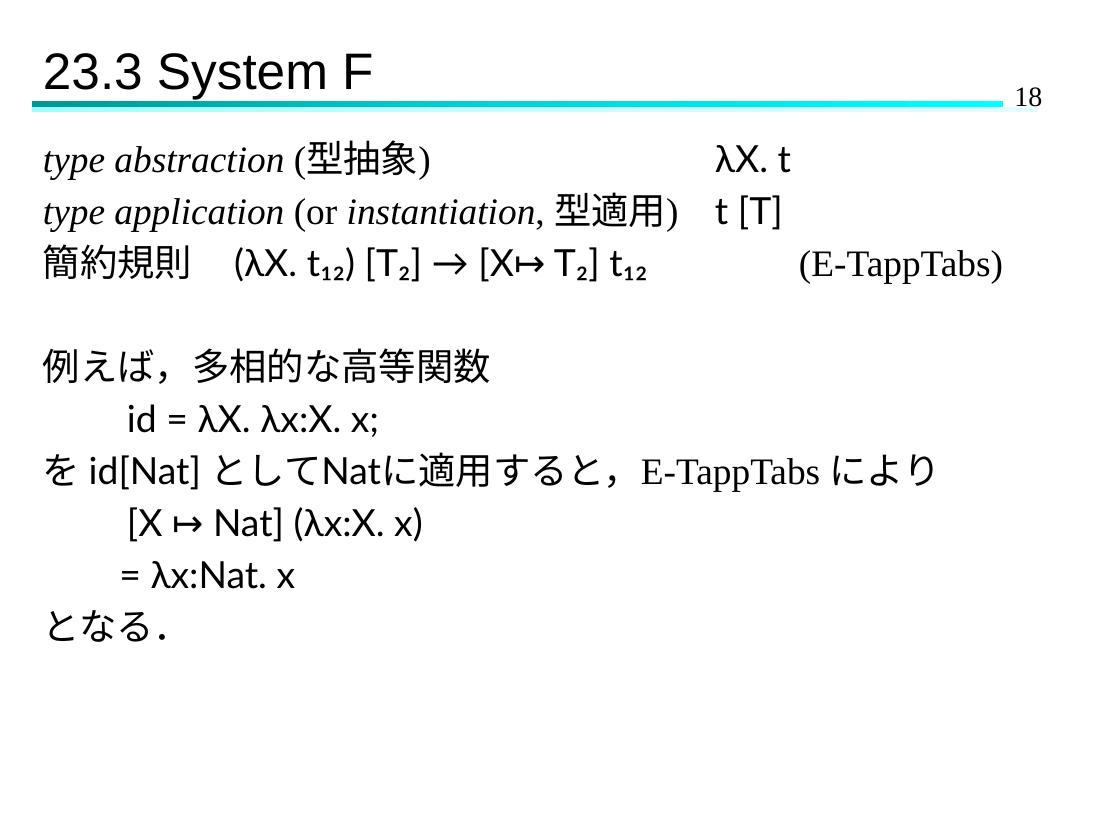
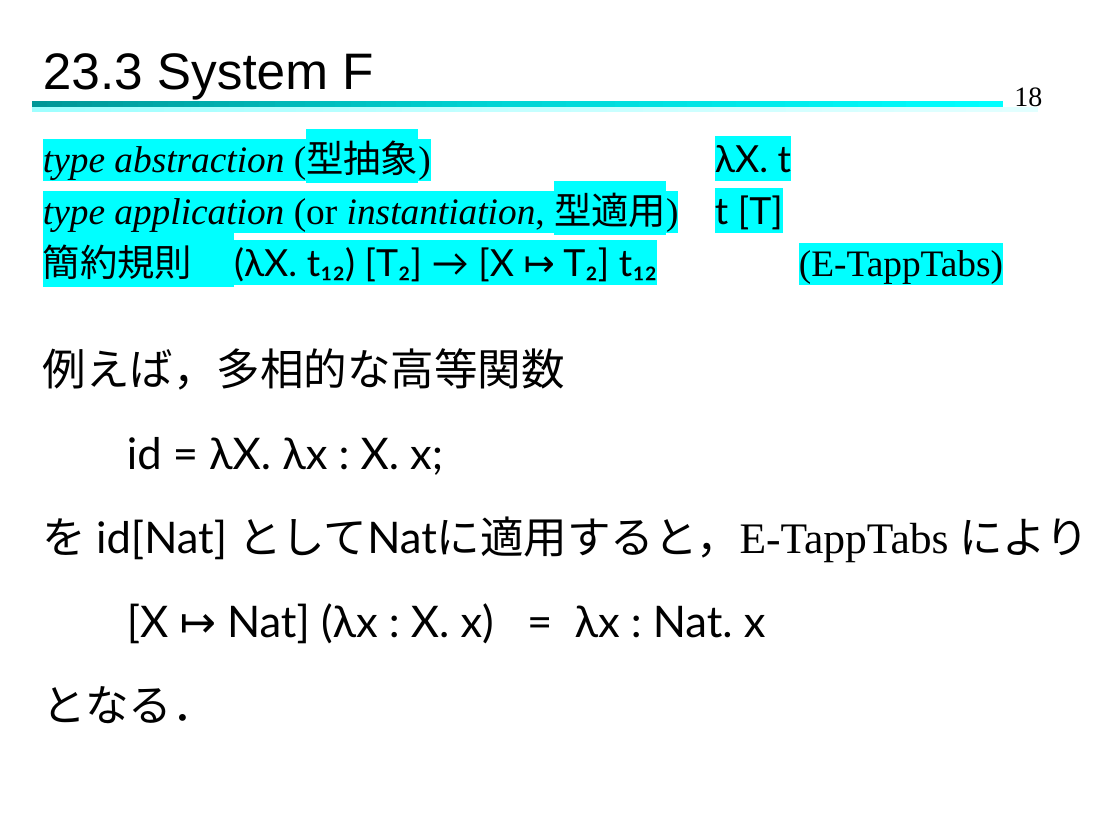
Before and after one commit to Hinata-Mikami/HinataMikami, a slide deck: slide 18 of 研究室関連/TAPL/TAPL-23.pptx. Drawn at 1120x840 pixels with LibreOffice and Linux fonts; fonts in the diff are those of the drawing. Boxes give left, top, right and bottom in pixels: in the first picture for what was removed or moved away, otherwise in the second. Text is boxed around its words. In the diff, an @@ line names an element or a change of style, - is before the commit and + after.

```diff
--- a/研究室関連/TAPL/TAPL-23.pptx
+++ b/研究室関連/TAPL/TAPL-23.pptx
@@ text at box(43, 143, 1089, 724): highlight none to #00FFFF in "type abstraction (型抽象) λX. t", "type application (or instantiation, 型適用) t [T]"; size 24 to 28 pt in "例えば，多相的な高等関数", "を id[Nat] としてNatに適用すると，E-TappTabs により", "となる．" @@
@@ text at box(43, 244, 1003, 283): spaces changed @@
-簡約規則 (λX. t₁₂) [T₂] → [X↦ T₂] t₁₂ (E-TappTabs)
+簡約規則 (λX. t₁₂) [T₂] → [X ↦ T₂] t₁₂ (E-TappTabs)
@@ text at box(127, 437, 443, 475): text changed; size 24 to 28 pt @@
-id = λX. λx:X. x;
+id = λX. λx : X. x;
@@ text at box(127, 603, 766, 644): text changed; size 24 to 28 pt @@
-[X ↦ Nat] (λx:X. x)
-= λx:Nat. x
+[X ↦ Nat] (λx : X. x) = λx : Nat. x
```
Also in this commit, not shown: 3 other slides changed, 16 slides added.
